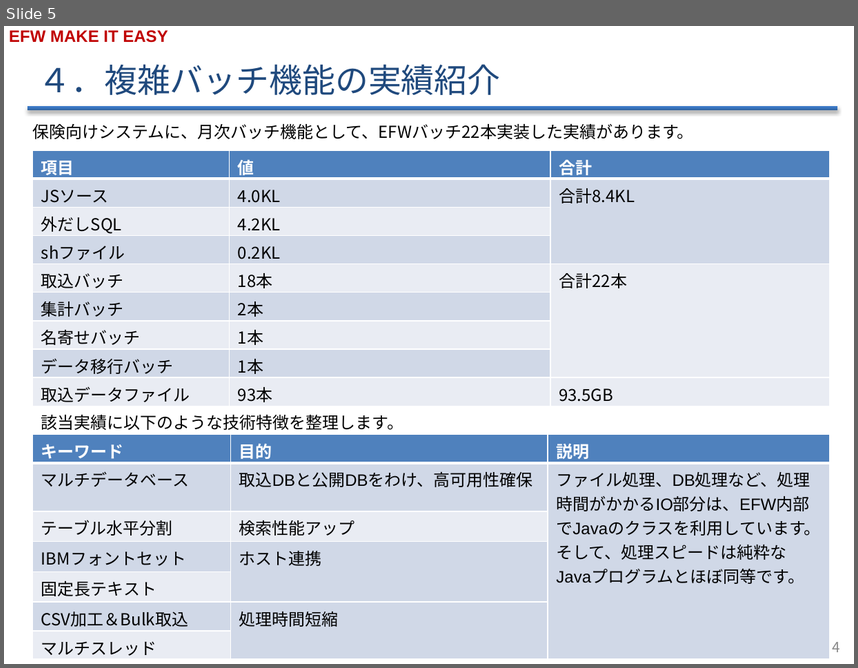
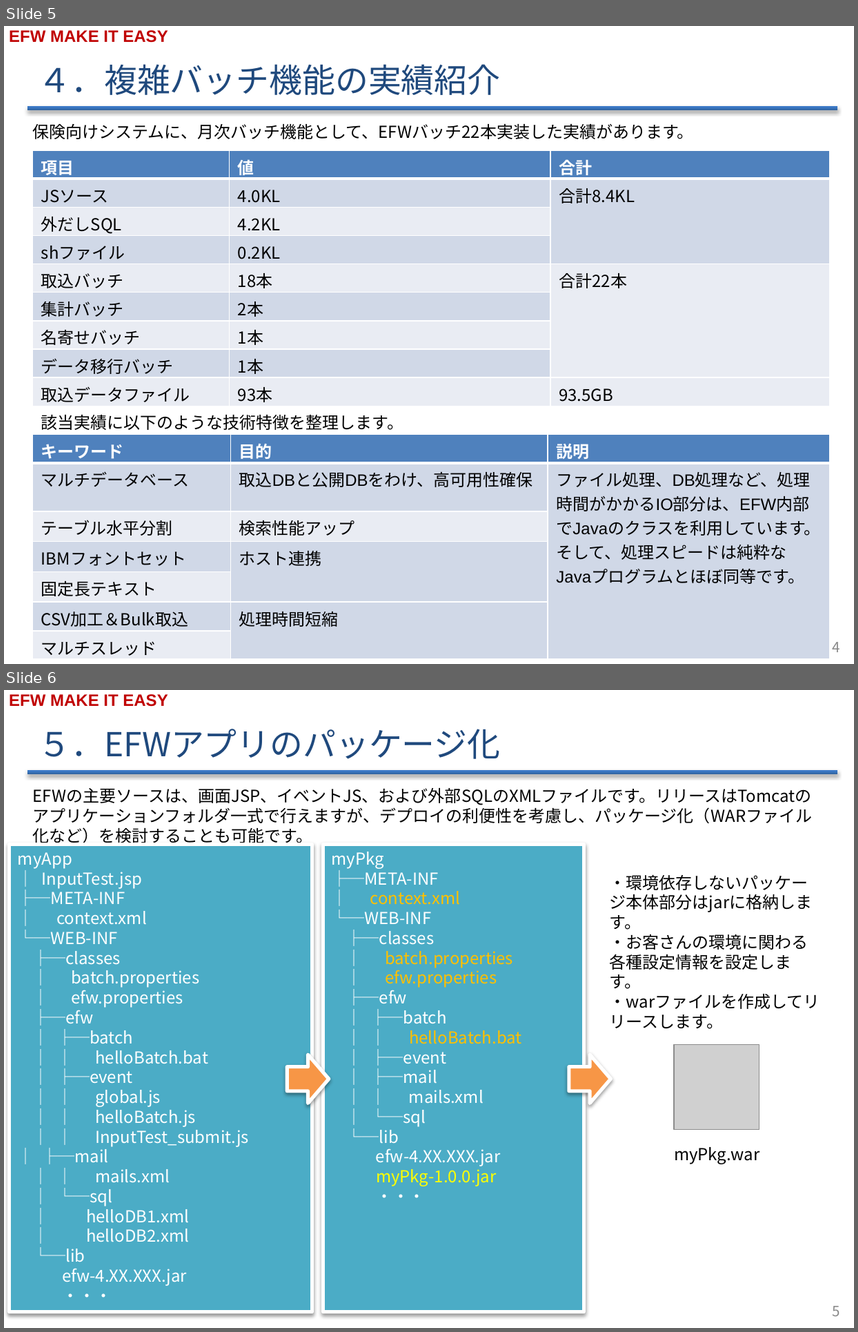
Before and after one commit to efwGrp/efw4_online_ppt, a slide deck: Think in EFW④EFWとスクリプト開発v0.1.pptx. Shown one above the other, each under a label of ours: slide 5 before the commit, slides 5 and 6 after it. The pictures are 858x668 and 858x1332 pixels, drawn with LibreOffice and Linux fonts; fonts in the diff are those of the drawing; grey boxes stand for pictures; background and template pictures are left out. Boxes give left, top, right and bottom in pixels: in the first picture for what was removed or moved away, otherwise in the second. Text is boxed around its words. In the diff, an @@ line names an element or a change of style, - is before the commit and + after.

```diff
--- a/Think in EFW④EFWとスクリプト開発v0.1.pptx
+++ b/Think in EFW④EFWとスクリプト開発v0.1.pptx
@@ slide 6 added at box(4, 690, 854, 1328), background #FFFFFF; not listed: 2 template elements that a slide beside it also shows @@
@@ title added at box(38, 729, 501, 759), 28 pt, text #1F497D @@
+５．EFWアプリのパッケージ化
@@ text added at box(33, 788, 813, 847), 14 pt, text #000000 @@
+EFWの主要ソースは、画面JSP、イベントJS、および外部SQLのXMLファイルです。リリースはTomcatのアプリケーションフォルダ一式で行えますが、デプロイの利便性を考慮し、パッケージ化（WARファイル化など）を検討することも可能です。
@@ rectangle added at box(9, 844, 312, 1312), fill #4BACC6, outline #FFFFFF 3 pt, 14 pt, text #FFFFFF @@
+myApp
+│ InputTest.jsp
+├─META-INF
+│ context.xml
+└─WEB-INF
+├─classes
+│ batch.properties
+│ efw.properties
+├─efw
+│ ├─batch
+│ │ helloBatch.bat
+│ ├─event
+│ │ global.js
+│ │ helloBatch.js
+│ │ InputTest_submit.js
+│ ├─mail
+│ │ mails.xml
+│ └─sql
+│ helloDB1.xml
+│ helloDB2.xml
+└─lib
+efw-4.XX.XXX.jar
+・・・
@@ rectangle added at box(323, 844, 584, 1312), fill #4BACC6, outline #FFFFFF 3 pt, 14 pt, text #FFFFFF @@
+myPkg
+├─META-INF
+│ context.xml
+└─WEB-INF
+├─classes
+│ batch.properties
+│ efw.properties
+├─efw
+│ ├─batch
+│ │ helloBatch.bat
+│ ├─event
+│ ├─mail
+│ │ mails.xml
+│ └─sql
+└─lib
+efw-4.XX.XXX.jar
+myPkg-1.0.0.jar
+・・・
@@ text added at box(610, 875, 813, 989), 14 pt, text #000000 @@
+・環境依存しないパッケージ本体部分はjarに格納します。
+・お客さんの環境に関わる各種設定情報を設定します。
+・warファイルを作成してリリースします。
@@ right arrow added at box(287, 1055, 329, 1103), fill #F79646, outline #FFFFFF 3 pt @@
@@ right arrow added at box(569, 1055, 611, 1103), fill #F79646, outline #FFFFFF 3 pt @@
@@ picture added at box(674, 1045, 759, 1130) @@
@@ text added at box(674, 1147, 760, 1164), 14 pt, text #000000 @@
+myPkg.war
@@ page number added at box(832, 1305, 840, 1316), 12 pt, text #898989 @@
+5
```
Also in this commit, not shown: 1 slide changed, 1 other slide added.
